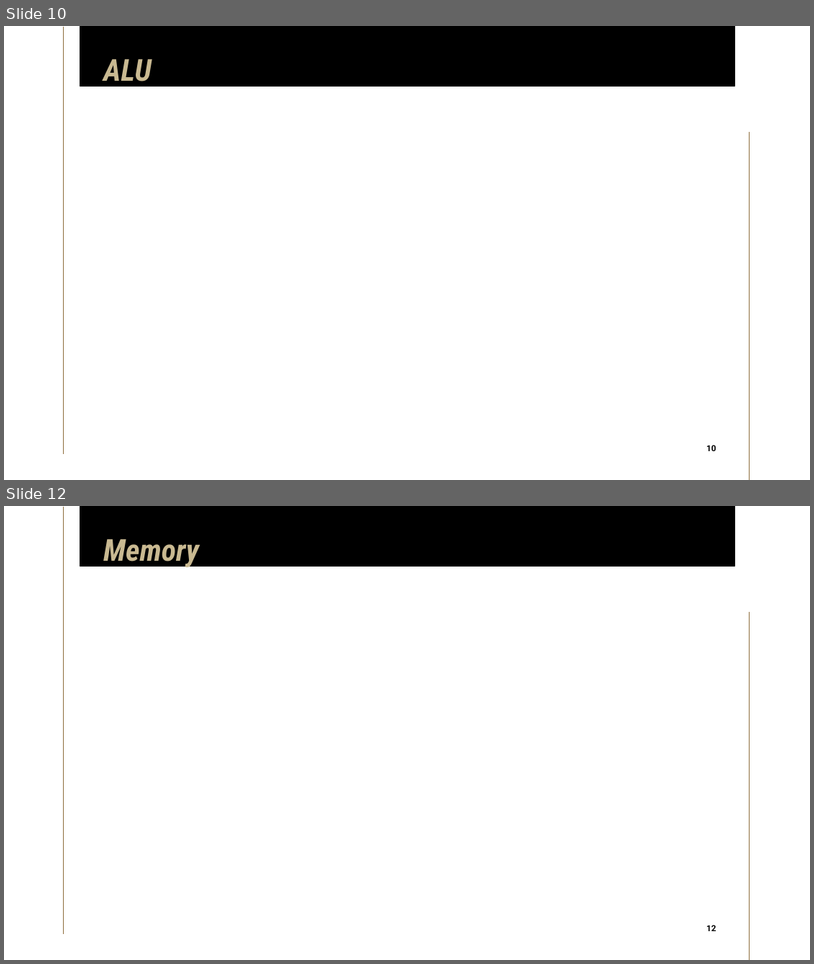
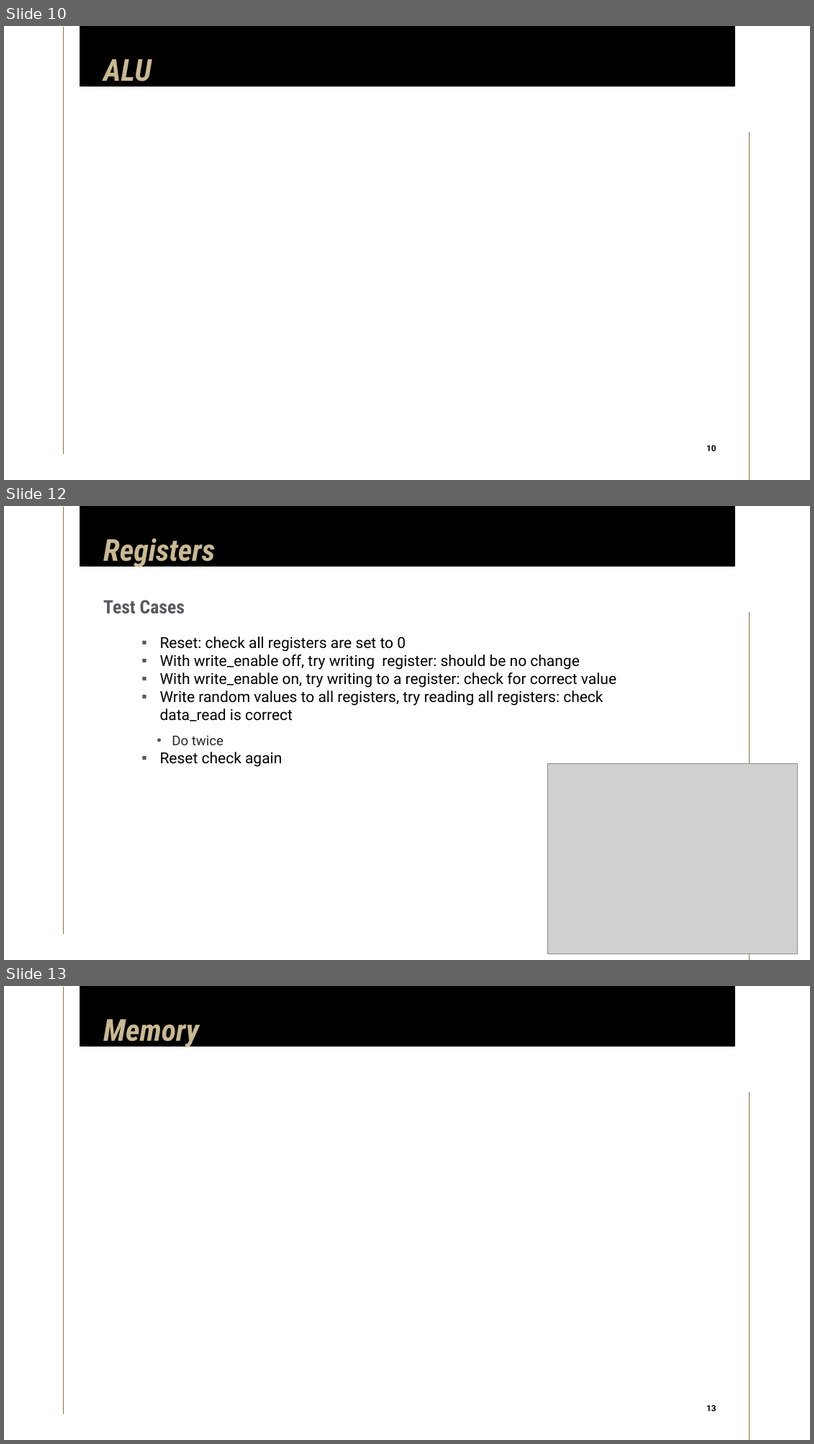
Before and after one commit to limichael246/STARS_2024, a slide deck: Project_Proposal.pptx. Shown one above the other, each under a label of ours: slides 10 and 12 before the commit, slides 10, 12 and 13 after it; the slides between them are not shown. The pictures are 814x964 and 814x1444 pixels, drawn with LibreOffice and Linux fonts; fonts in the diff are those of the drawing; grey boxes stand for pictures. Boxes give left, top, right and bottom in pixels: in the first picture for what was removed or moved away, otherwise in the second. Text is boxed around its words. In the diff, an @@ line names an element or a change of style, - is before the commit and + after.

Commit message:
add registers info

```diff
--- a/Project_Proposal.pptx
+++ b/Project_Proposal.pptx
@@ slide 12 added at (4,506,810,960), background #FFFFFF; not listed: 3 template elements that a slide beside it also shows @@
@@ title added at (103,538,215,568), 36 pt, text #C9B991, bold, italic @@
+Registers
@@ subtitle added at (103,600,185,613), 22 pt, text #555960, bold @@
+Test Cases
@@ text added at (160,636,617,767), 18 pt, text #000000 @@
+▪ Reset: check all registers are set to 0
+▪ With write_enable off, try writing register: should be no change
+▪ With write_enable on, try writing to a register: check for correct value
+▪ Write random values to all registers, try reading all registers: check data_read is correct
+  • Do twice
+▪ Reset check again
@@ picture added at (548,763,797,954) @@
@@ what was slide 12 is now slide 13 @@
```
Also in this commit, not shown: 1 other slide added, 1 slide removed.
